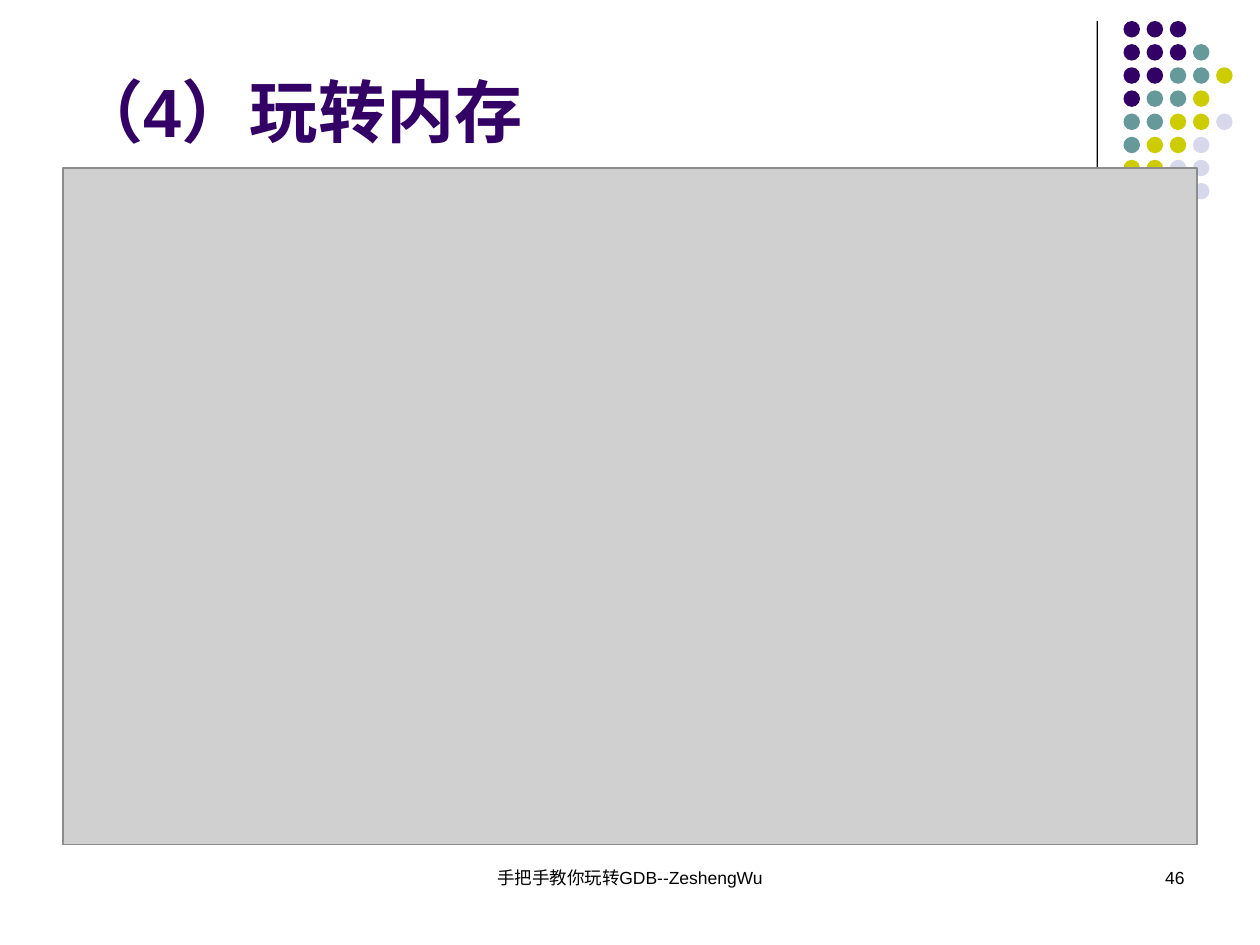
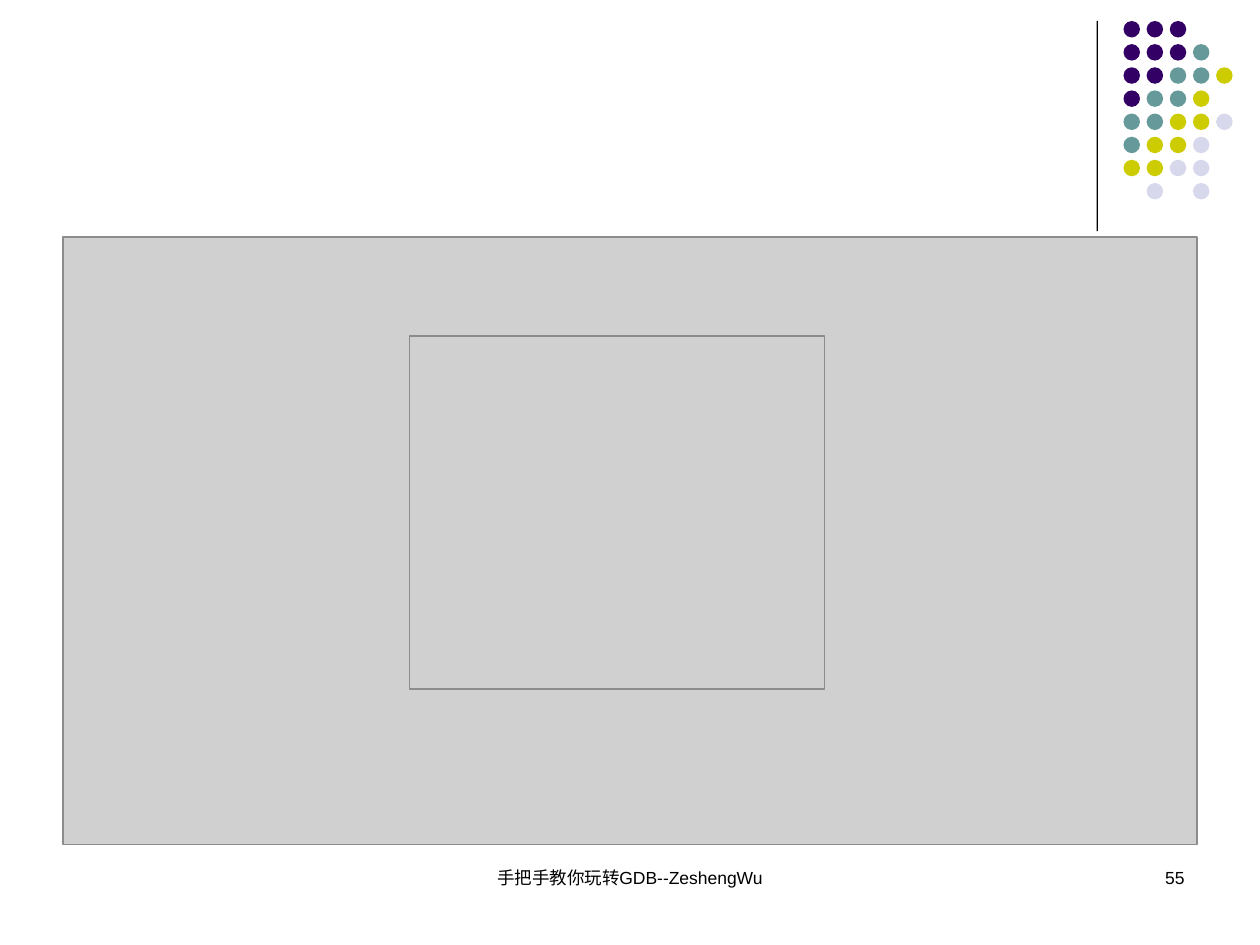
Before and after one commit to KublaikhanGeek/reactor, a slide deck: slide 55 of docs/手把手教你玩转GDB/手把手教你玩转GDB.ppt (slide 46 before the commit). Drawn at 1260x945 pixels with LibreOffice and Linux fonts; fonts in the diff are those of the drawing; grey boxes stand for pictures. Boxes give left, top, right and bottom in pixels: in the first picture for what was removed or moved away, otherwise in the second. Text is boxed around its words. In the diff, an @@ line names an element or a change of style, - is before the commit and + after.

```diff
--- a/docs/手把手教你玩转GDB/手把手教你玩转GDB.ppt
+++ b/docs/手把手教你玩转GDB/手把手教你玩转GDB.ppt
@@ title removed at <box>76,78,523,144</box> @@
-（4）玩转内存
@@ ellipse added at <box>1147,183,1163,199</box>, fill #D8D8EC @@
@@ picture: place and size @@
-picture at <box>63,168,1197,844</box>
+picture at <box>63,237,1197,844</box>
@@ picture added at <box>410,336,824,689</box> @@
@@ page number at <box>1165,872,1184,884</box>: text changed @@
-46
+55
```
Also in this commit, not shown: 21 other slides changed, 1 slide added, 1 slide removed, 1 other file.
